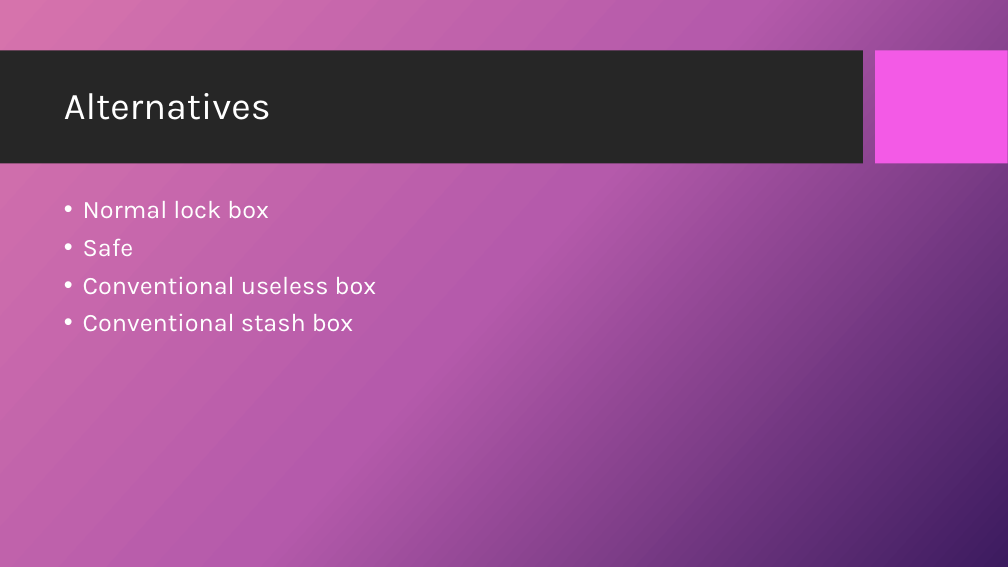
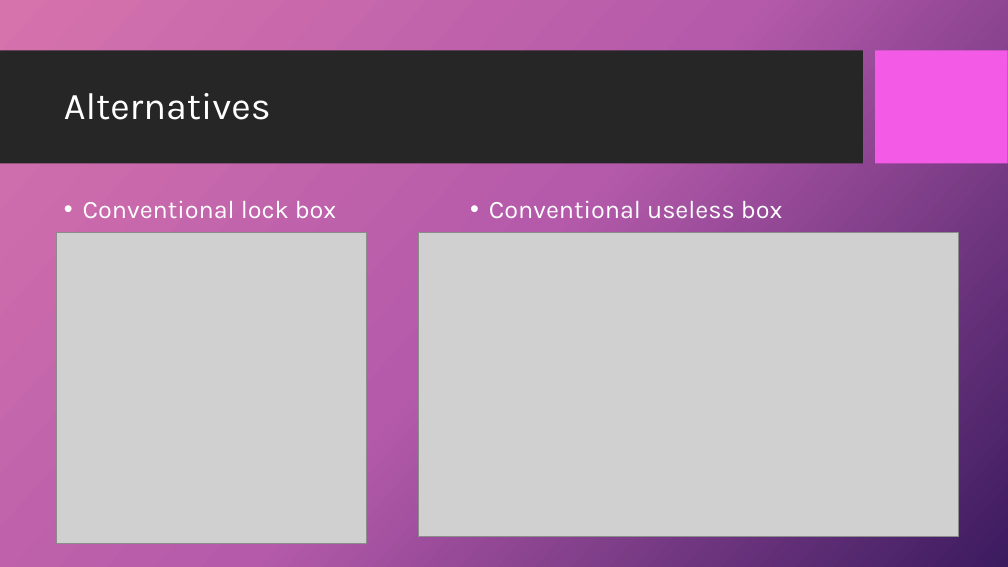
Before and after one commit to dandz12/ECE411-Practicum-Project, a slide deck: slide 4 of ECE411 - Final Presentation.pptx. Drawn at 1008x567 pixels with LibreOffice and Linux fonts; fonts in the diff are those of the drawing; grey boxes stand for pictures; background and template pictures are left out. Boxes give left, top, right and bottom in pixels: in the first picture for what was removed or moved away, otherwise in the second. Text is boxed around its words. In the diff, an @@ line names an element or a change of style, - is before the commit and + after.

```diff
--- a/ECE411 - Final Presentation.pptx
+++ b/ECE411 - Final Presentation.pptx
@@ text at box(83, 201, 337, 218): text changed @@
-• Normal lock box
-• Safe
-• Conventional useless box
-• Conventional stash box
+• Conventional lock box
@@ text added at box(489, 201, 783, 219), 24 pt, text #FFFFFF @@
+• Conventional useless box
@@ picture added at box(56, 233, 367, 544) @@
@@ picture added at box(418, 233, 959, 537) @@
```
Also in this commit, not shown: 13 other slides changed, 6 slides added, 5 slides removed, 1 other file.
